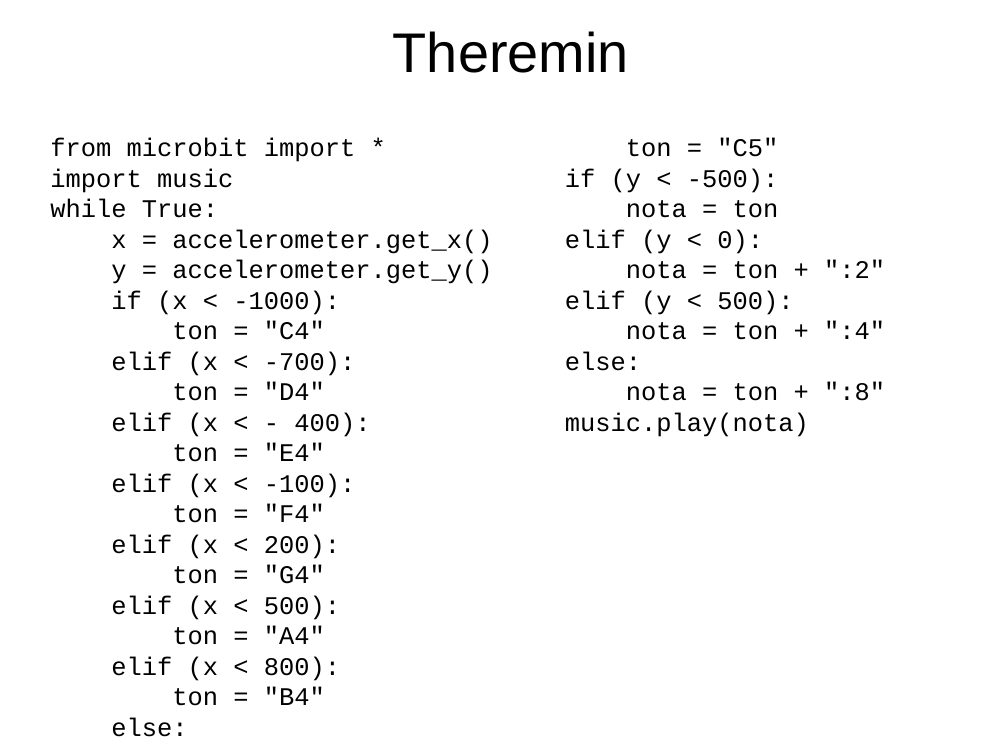
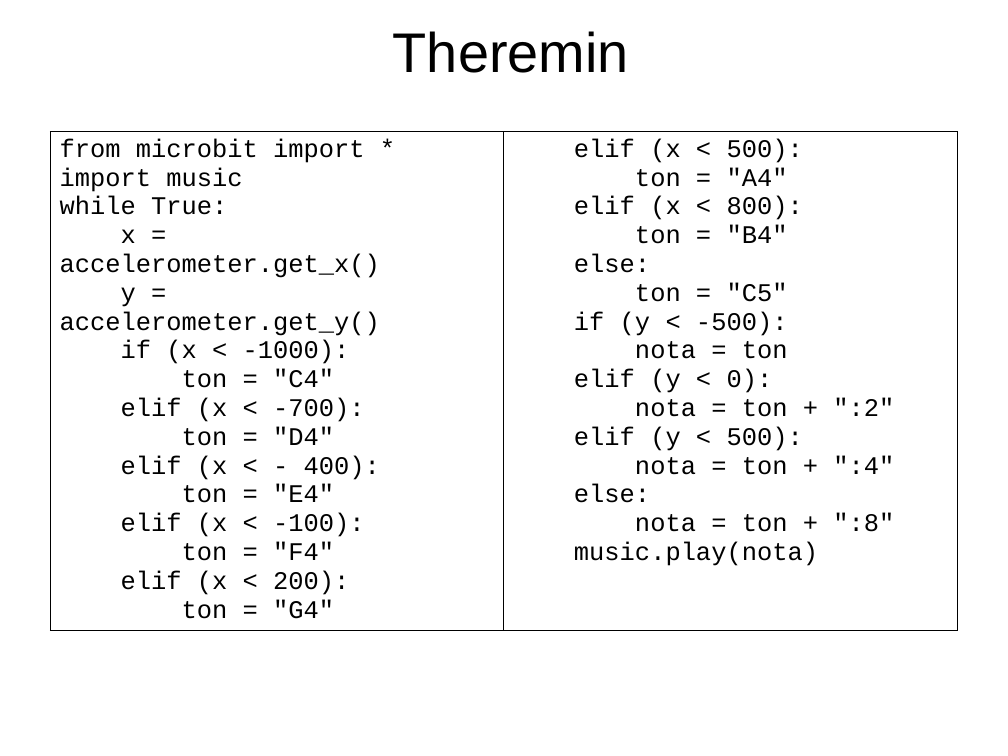
Before and after one commit to jipech/PRIM-microbit, a slide deck: slide 5 of 04-Poloha/01_Pro_ucitele/Prezentace/41-akcelerometr.pptx. Drawn at 1008x756 pixels with LibreOffice and Linux fonts; fonts in the diff are those of the drawing; background and template pictures are left out. Boxes give left, top, right and bottom in pixels: in the first picture for what was removed or moved away, otherwise in the second. Text is boxed around its words. In the diff, an @@ line names an element or a change of style, - is before the commit and + after.

```diff
--- a/04-Poloha/01_Pro_ucitele/Prezentace/41-akcelerometr.pptx
+++ b/04-Poloha/01_Pro_ucitele/Prezentace/41-akcelerometr.pptx
@@ text removed at (50,138,885,737) @@
-from microbit import *
-import music
-while True:
-x = accelerometer.get_x()
-y = accelerometer.get_y()
-if (x < -1000):
-ton = "C4"
-elif (x < -700):
-ton = "D4"
-elif (x < - 400):
-ton = "E4"
-elif (x < -100):
-ton = "F4"
-elif (x < 200):
-ton = "G4"
-elif (x < 500):
-ton = "A4"
-elif (x < 800):
-ton = "B4"
-else:
-ton = "C5"
-if (y < -500):
-nota = ton
-elif (y < 0):
-nota = ton + ":2"
-elif (y < 500):
-nota = ton + ":4"
-else:
-nota = ton + ":8"
-music.play(nota)
@@ table added at (50,132,958,623), 1 rows, 2 columns @@
+from microbit import * / import music / while True: / x = accelerometer.get_x() / y = accelerometer.get_y() / if (x < -1000): / ton = "C4" / elif (x < -700): / ton = "D4" / elif (x < - 400): / ton = "E4" / elif (x < -100): / ton = "F4" / elif (x < 200): / ton = "G4" | elif (x < 500): / ton = "A4" / elif (x < 800): / ton = "B4" / else: / ton = "C5" / if (y < -500): / nota = ton / elif (y < 0): / nota = ton + ":2" / elif (y < 500): / nota = ton + ":4" / else: / nota = ton + ":8" / music.play(nota)
```
Also in this commit, not shown: 1 other slide changed, 41 other files.
